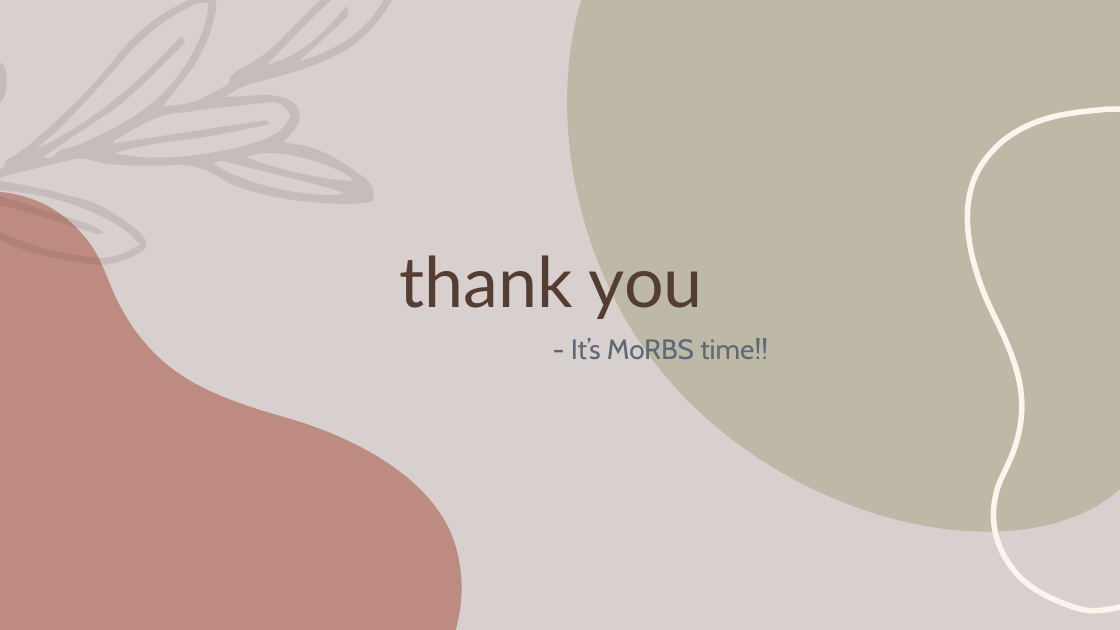
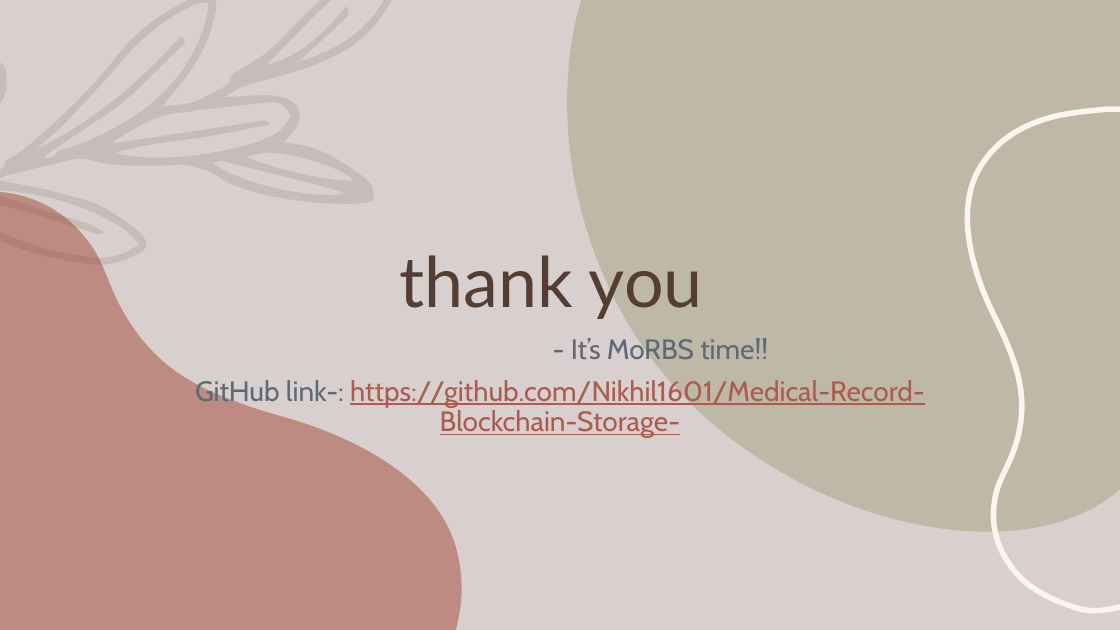
Before and after one commit to Nikhil1601/Medical-Record-Blockchain-Storage-, a slide deck: slide 9 of Medical Record Blockchain Storage.pptx (slide 8 before the commit). Drawn at 1120x630 pixels with LibreOffice and Linux fonts; fonts in the diff are those of the drawing. Boxes give left, top, right and bottom in pixels: in the first picture for what was removed or moved away, otherwise in the second. Text is boxed around its words. In the diff, an @@ line names an element or a change of style, - is before the commit and + after.

```diff
--- a/Medical Record Blockchain Storage.pptx
+++ b/Medical Record Blockchain Storage.pptx
@@ subtitle at [195,380,925,437]: paragraph added @@
+GitHub link-: https://github.com/Nikhil1601/Medical-Record-Blockchain-Storage-
```
Also in this commit, not shown: 1 slide added.
